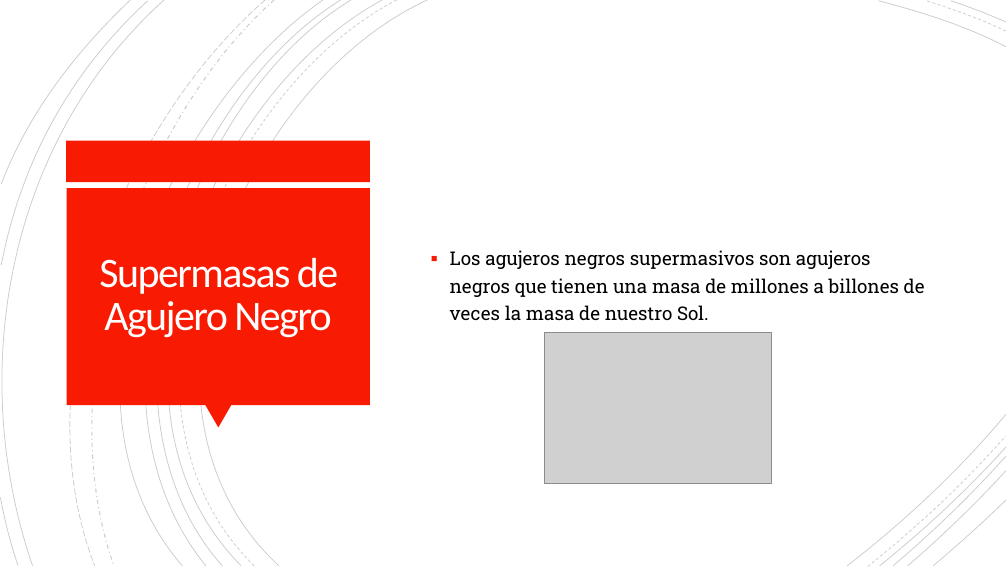
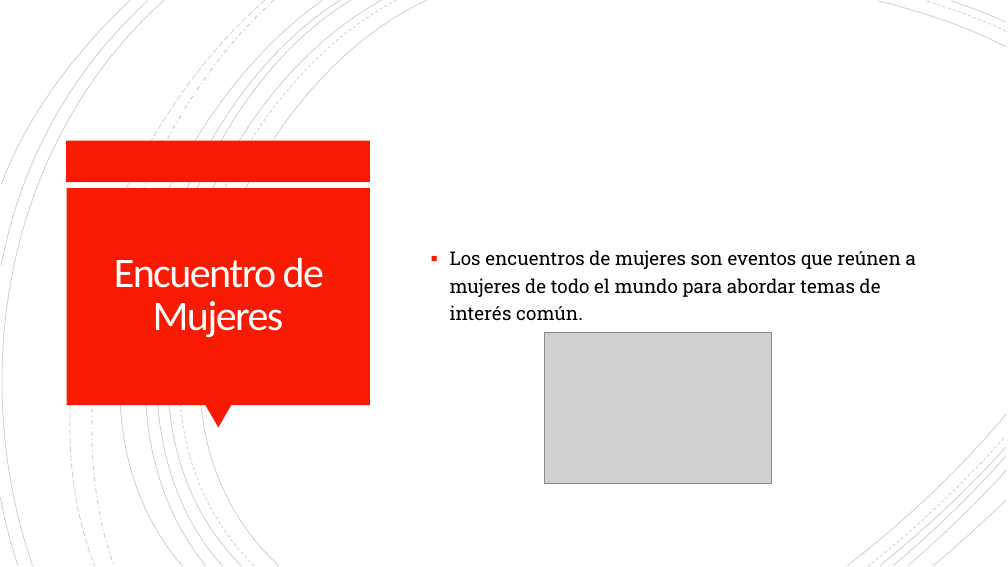
Before and after one commit to JorgeSotoAudelo/AI_PresentationGenerator, a slide deck: slide 7 of app/temp/output.pptx. Drawn at 1008x567 pixels with LibreOffice and Linux fonts; fonts in the diff are those of the drawing; grey boxes stand for pictures. Boxes give left, top, right and bottom in pixels: in the first picture for what was removed or moved away, otherwise in the second. Text is boxed around its words. In the diff, an @@ line names an element or a change of style, - is before the commit and + after.

```diff
--- a/app/temp/output.pptx
+++ b/app/temp/output.pptx
@@ title at [114, 258, 324, 338]: text changed @@
-Supermasas de Agujero Negro
+Encuentro de Mujeres
@@ text at [450, 250, 916, 320]: text changed @@
-▪ Los agujeros negros supermasivos son agujeros negros que tienen una masa de millones a billones de veces la masa de nuestro Sol.
+▪ Los encuentros de mujeres son eventos que reúnen a mujeres de todo el mundo para abordar temas de interés común.
```
Also in this commit, not shown: 5 slides added, 7 slides removed, 7 other files.
